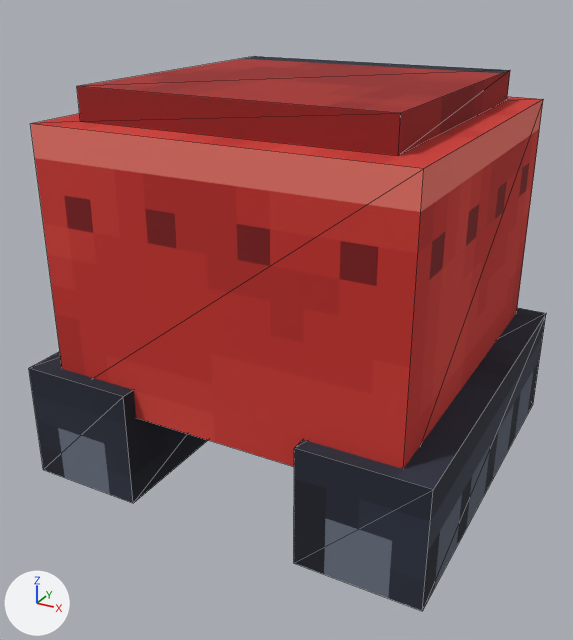
The glTF model public/assets/models/units/blocker_red.glb: old version first, new version second.
The view is the same before and after, from a 50 mm camera at (0.739, -1.437, 1.003) aimed at (-0.014, -0.068, 0.318). Lighting does not change. The marker at lower left points along +X, +Y and +Z. The picture after the commit comes second. Mesh edges are drawn as thin lines. Vertices at exactly the same position are counted once.

In view in the first picture: 'chassis', 'hull'.
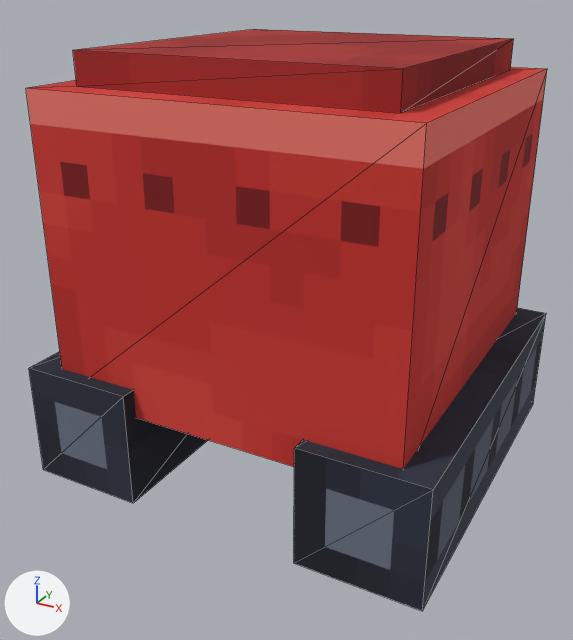
What changed in the scene script:
```text
Change me_chassis_rigid_batch:
    where me_chassis_rigid_batch.from_pydata(...)  # 16 vertices, 24 faces; spans x -0.438..0.438, y -0.406..0.406, z -0.125..0.125
    used by ob_chassis; parent = ob_root; location = (0.0, 0.0, 0.125)
    me_chassis_rigid_batch part 1: texture (UV) coordinates of 24 of 24 faces, centred in x -0.438..0.438, y -0.406..0.406, z -0.125..0.125, changed; they spanned u 0.0..0.53, v 0.55..0.83 and now span u 0.0..0.53, v 0.55..0.82
Change me_hull_rigid_batch:
    used by ob_hull; parent = ob_root; location = (0.0, 0.0, 0.188); rotation_euler = (0.00117, -0.000763, 0.0), in degrees (0.1, 0, 0)
    before: 2 (-0.375, 0.375, 0.562), 3 (0.375, 0.375, 0.562) at pixel (543, 99), 6 (0.375, -0.375, 0.562) at pixel (423, 168), 7 (-0.375, -0.375, 0.562) at pixel (30, 123)
    remove me_hull_rigid_batch.from_pydata(...)  # 16 vertices, 22 faces; spans x -0.375..0.375, y -0.375..0.375, z 0.0..0.625
    add me_hull_rigid_batch.from_pydata(...)  # 16 vertices, 22 faces; spans x -0.375..0.375, y -0.375..0.375, z 0.0..0.688
    me_hull_rigid_batch part 2: the loose piece of 8 vertices spanning x -0.312..0.312, y -0.312..0.312, z 0.562..0.625 is moved by (0.0, 0.0, 0.062)
    me_hull_rigid_batch part 3
    add for i in [2, 3, 6, 7]: me_hull_rigid_batch.vertices[i].co += Vector((0.0, 0.0, 0.062))
```

Changed parts and their boxes [x1, y1, x2, y2] in the pictures (573 x 640 px; the box of a moved part takes in the faces that stretch with it):
'hull', reshaped (7% taller)
    before: [31, 56, 543, 469]
    after: [26, 29, 547, 469]
part 1 of me_chassis_rigid_batch, surface changed
    both: [52, 342, 542, 607]
part 2 of me_hull_rigid_batch, moved or reshaped
    before: [77, 56, 510, 156]
    after: [73, 29, 513, 113]
part 3 of me_hull_rigid_batch, moved or reshaped
    before: [31, 97, 543, 452]
    after: [26, 67, 547, 452]
